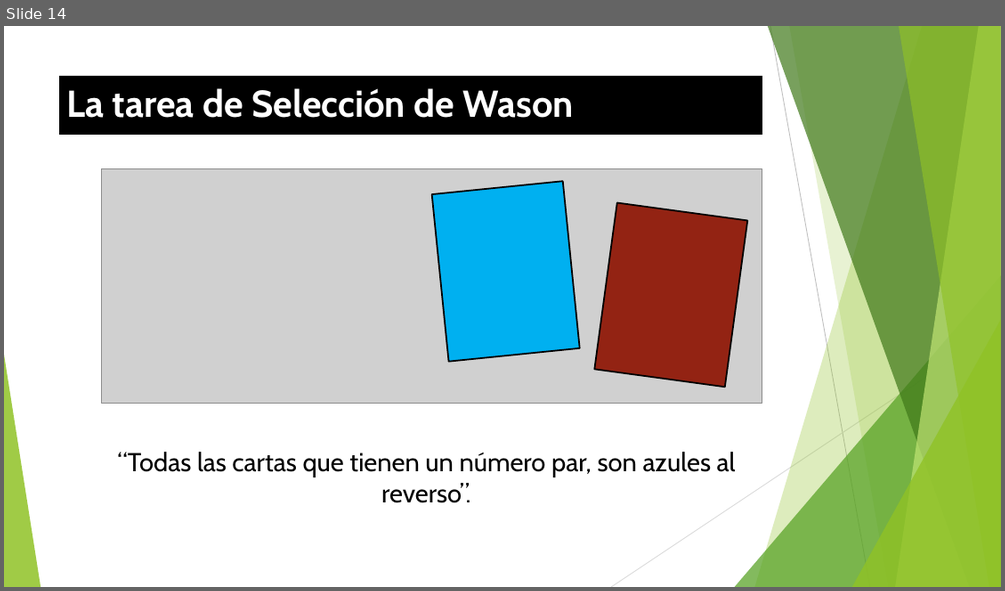
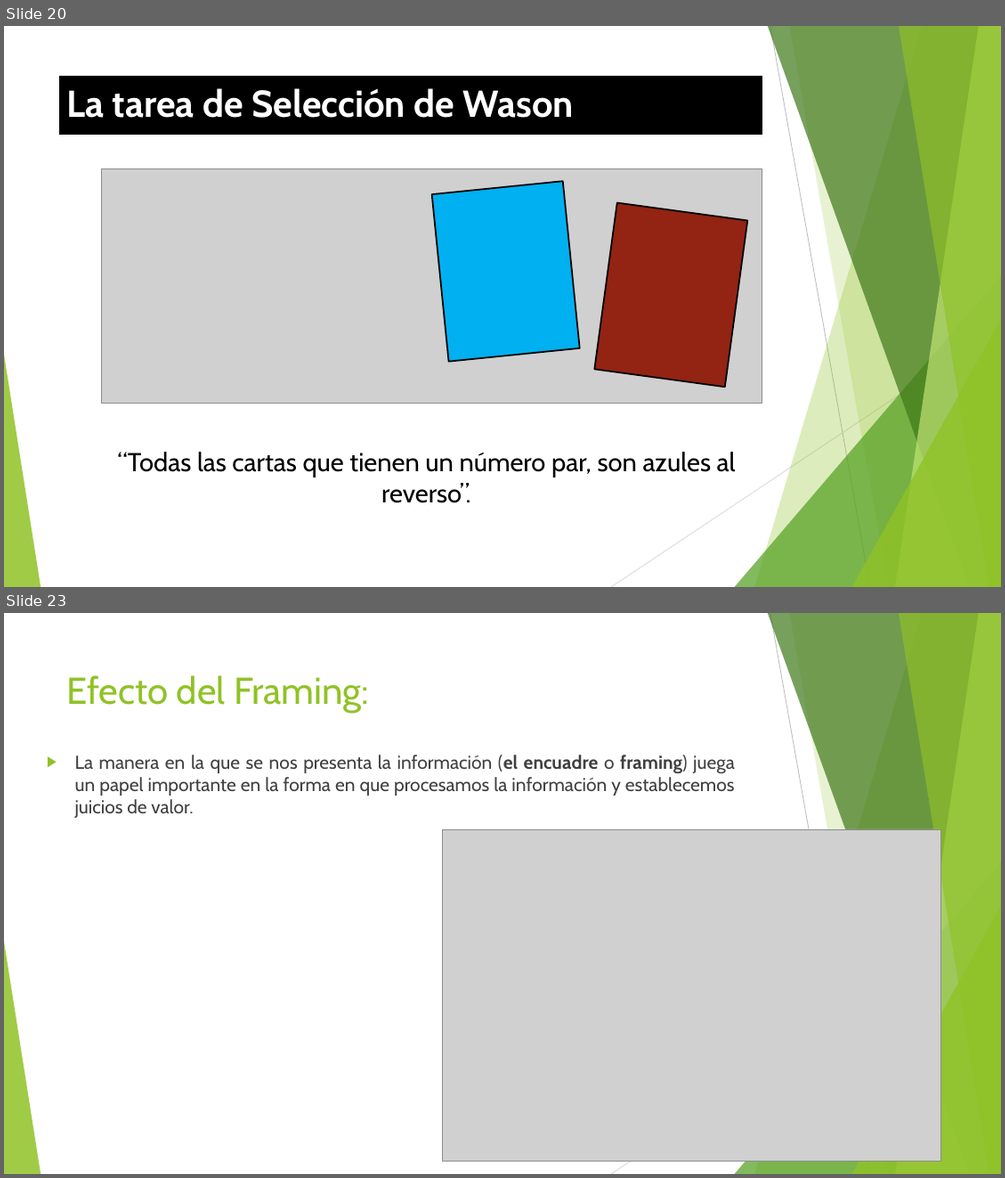
Before and after one commit to Adrifelcha/afchavez-019, a slide deck: JeanPiaget/Presentaciones/Bonus_Heuristios-Sesgos.pptx. Shown one above the other, each under a label of ours: slide 14 before the commit, slides 20 and 23 after it; the slides between them are not shown. The pictures are 1005x591 and 1005x1178 pixels, drawn with LibreOffice and Linux fonts; fonts in the diff are those of the drawing; grey boxes stand for pictures. Boxes give left, top, right and bottom in pixels: in the first picture for what was removed or moved away, otherwise in the second. Text is boxed around its words. In the diff, an @@ line names an element or a change of style, - is before the commit and + after.

```diff
--- a/JeanPiaget/Presentaciones/Bonus_Heuristios-Sesgos.pptx
+++ b/JeanPiaget/Presentaciones/Bonus_Heuristios-Sesgos.pptx
@@ slide 23 added at bbox=[4, 613, 1001, 1174], background #FFFFFF; not listed: 10 template elements that a slide beside it also shows @@
@@ title added at bbox=[67, 675, 369, 713], 36 pt, text #90C226 @@
+Efecto del Framing:
@@ text added at bbox=[75, 755, 735, 818], 18 pt, text #404040 @@
+▶ La manera en la que se nos presenta la información (el encuadre o framing) juega un papel importante en la forma en que procesamos la información y establecemos juicios de valor.
@@ picture added at bbox=[442, 829, 941, 1161] @@
@@ what was slide 14 is now slide 20 @@
```
Also in this commit, not shown: 6 slides changed, 14 other slides added, 2 slides removed, 6 other files.
